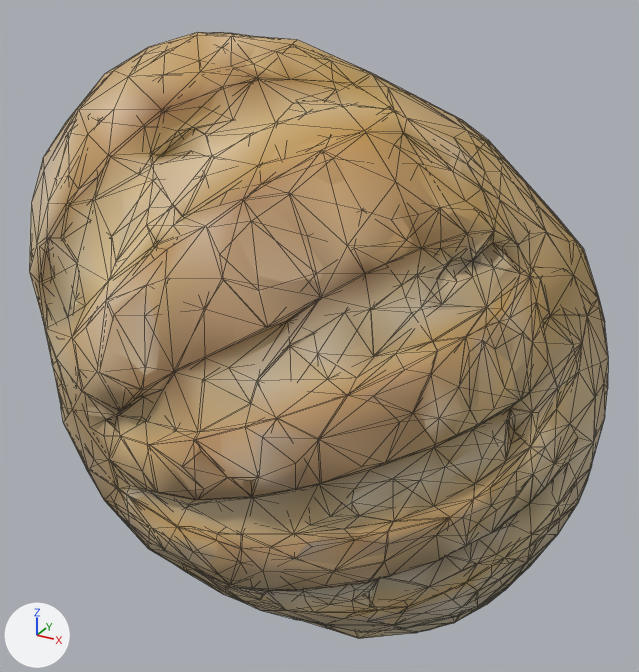
An edit to the glTF model docs/city/models/objects/imp-bread.glb, drawn before and after from the same camera.
The view is the same before and after, from a 50 mm camera at (0.19, -0.341, 0.335) aimed at (-0.001, 0.005, 0.161). Arrows for +X, +Y and +Z are at lower left; the lights stay in place. The picture after the commit comes second. Mesh edges are drawn as thin lines. Where no turn or scale is listed for an object, it has been applied to the vertices.

The first picture shows 'Model228_material0_0', 'Model228_material0_0.001'.
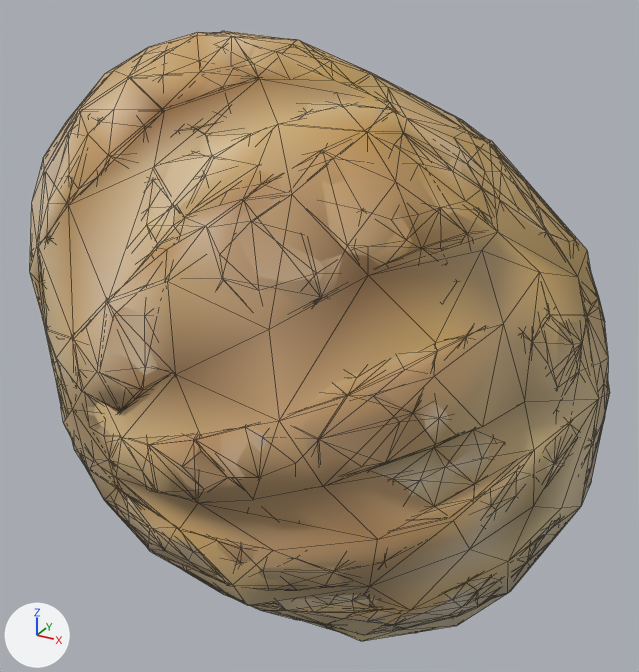
Boxes (x1, y1, x2, y2) around the edits, measured in the pictures (639 x 672 px):
```json
{"object": "Model228_material0_0.002", "change": "added", "after": [38, 31, 610, 642], "on screen": "brown"}
{"object": "Model228_material0_0", "change": "unchanged, covered by the edit", "before": [42, 32, 608, 638], "after": [42, 33, 608, 628]}
```

Scene script edits in JSON lines:
```json
{"op": "add", "block": "me_model228_material0_0_002", "code": ["me_model228_material0_0_002 = bpy.data.meshes.new('Model228_material0_0.002')", "me_model228_material0_0_002.from_pydata(...)  # 130 vertices, 219 faces; spans x -0.129..0.129, y -0.097..0.097, z -0.15..0.15", "me_model228_material0_0_002.materials.append(mat_material0)"]}
{"op": "add", "block": "ob_model228_material0_0_002", "code": ["ob_model228_material0_0_002 = bpy.data.objects.new('Model228_material0_0.002', me_model228_material0_0_002)", "ob_model228_material0_0_002.location = (0.0, -0.0002, 0.15)"]}
```
